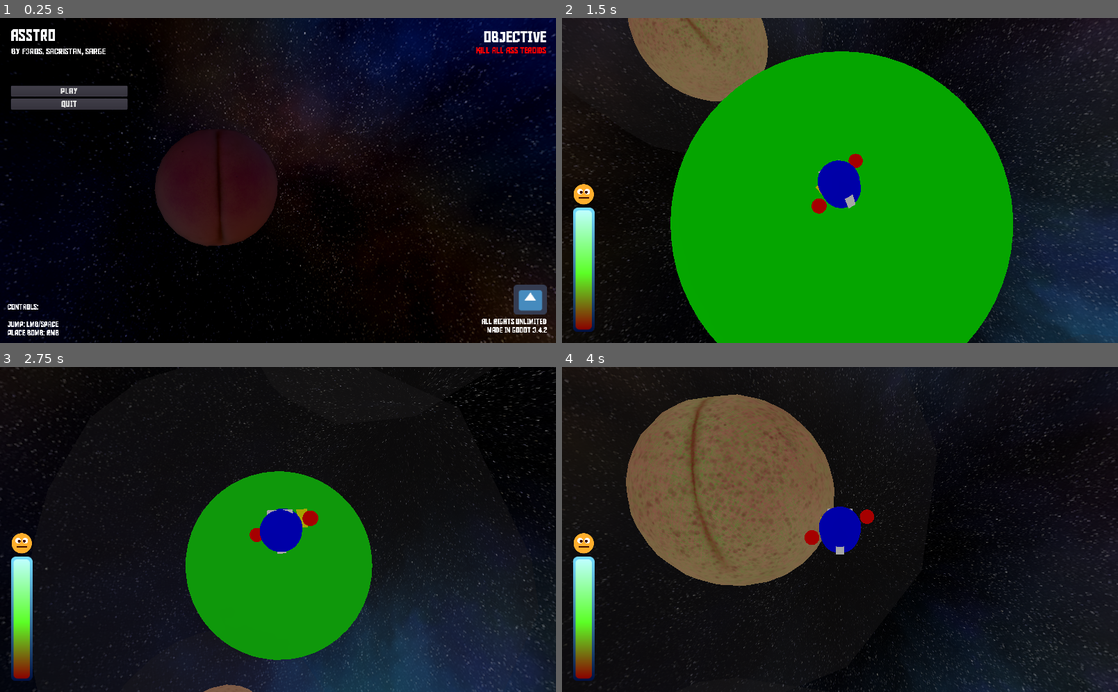
Above: before the commit, frames 1-4 (two rows, left to right).
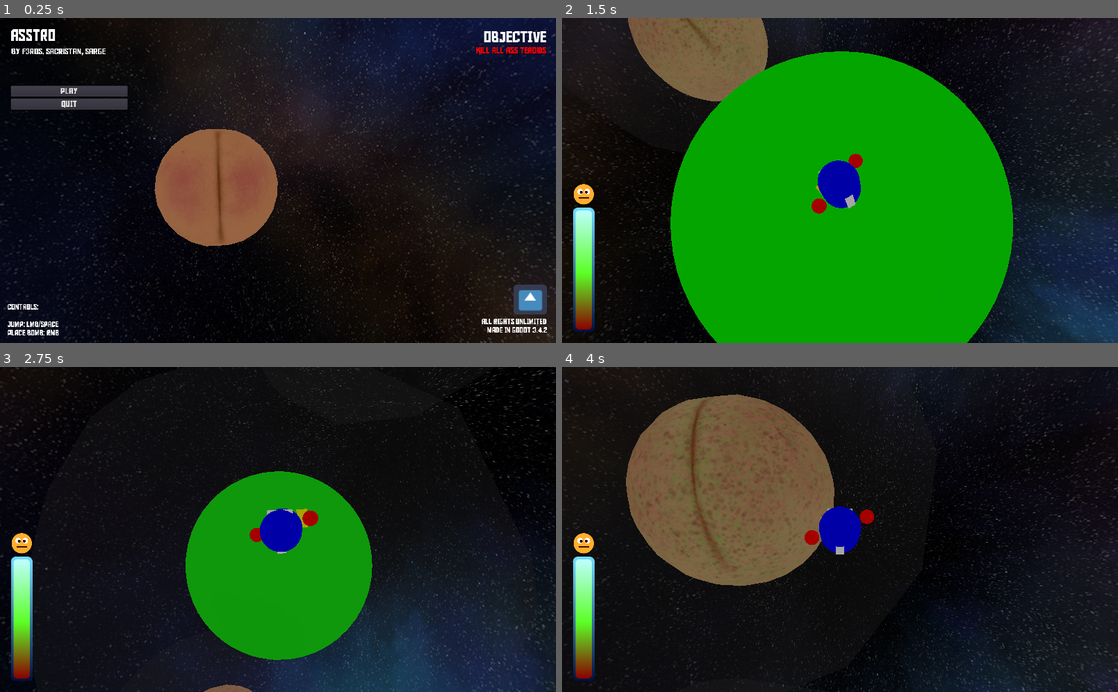
Above: after the commit, the same moments.

Repository: Sacristan/ASStro
Game: Godot game, scene res://scenes/levels/menu.tscn
Same seed, same stepped clock (60 frames per second), same inputs: the game is played once before the commit and once after it. The engine's default icon, where the game draws it, is replaced by a stand-in: a white triangle on a blue panel in a dark square.
Inputs (mouse positions are in pixels of both pictures, inside the frame that each line leads up to):
- Up to frame 1 (0.25 s): no input
- Up to frame 2 (1.5 s): click "PLAY" at 0.5 s; tap Enter at 1.25 s; move the mouse to (867, 180) at 1.27 s; hold W (move_forward) from 1.28 s (still down); right-click (867, 180) at 1.35 s
- Up to frame 3 (2.75 s): keep holding W (move_forward); click (305, 529) at 1.52 s; move the mouse to (250, 529) at 2.02 s; tap Space at 2.1 s; click (250, 529) at 2.27 s
- Up to frame 4 (4 s): keep holding W (move_forward); move the mouse to (851, 523) at 2.77 s; right-click (851, 523) at 2.85 s; move the mouse to (834, 536) at 3.52 s; tap Space at 3.6 s; click (834, 536) at 3.77 s

The runs differ from the first frame. In frame 1, 6.3% of the frame differs, in the area x 27-50%, y 34-71%; in frame 2, less than 0.1%; in frame 3, less than 0.1%; in frame 4, less than 0.1%.

Commit message:
fix menu for html5

Diff:
--- a/AstroSomething/scenes/levels/menu.tscn
+++ b/AstroSomething/scenes/levels/menu.tscn
@@ -1,27 +1,10 @@
-[gd_scene load_steps=12 format=2]
+[gd_scene load_steps=10 format=2]
 
 [ext_resource path="res://Fonts/AldotheApache.ttf" type="DynamicFontData" id=1]
 [ext_resource path="res://Fonts/GameFont.tres" type="DynamicFont" id=2]
 [ext_resource path="res://godot.png" type="Texture" id=3]
 [ext_resource path="res://src/Menu.gd" type="Script" id=4]
 [ext_resource path="res://mesh/Material_001.material" type="Material" id=5]
-[ext_resource path="res://skybox.tres" type="PanoramaSky" id=6]
-
-[sub_resource type="Environment" id=1]
-background_mode = 2
-background_sky = ExtResource( 6 )
-ambient_light_color = Color( 1, 1, 1, 1 )
-ambient_light_energy = 7.24
-fog_color = Color( 0.203922, 0.262745, 0.333333, 1 )
-tonemap_mode = 2
-tonemap_white = 1.5
-ssao_enabled = true
-glow_bloom = 0.1
-glow_blend_mode = 0
-adjustment_enabled = true
-adjustment_brightness = 0.9
-adjustment_contrast = 1.1
-adjustment_saturation = 1.2
 
 [sub_resource type="ArrayMesh" id=19]
 resource_name = "Assteroids01_Assteroid_Low002"
@@ -50,9 +33,6 @@
 font_data = ExtResource( 1 )
 
 [node name="menu" type="Spatial"]
-
-[node name="WorldEnvironment" type="WorldEnvironment" parent="."]
-environment = SubResource( 1 )
 
 [node name="Ass01" type="MeshInstance" parent="."]
 transform = Transform( -0.245908, 0.00742596, 0.969265, 0.0205713, 0.999785, -0.00244072, -0.969075, 0.0193389, -0.246008, 1.52078, 0, -1.06851 )
